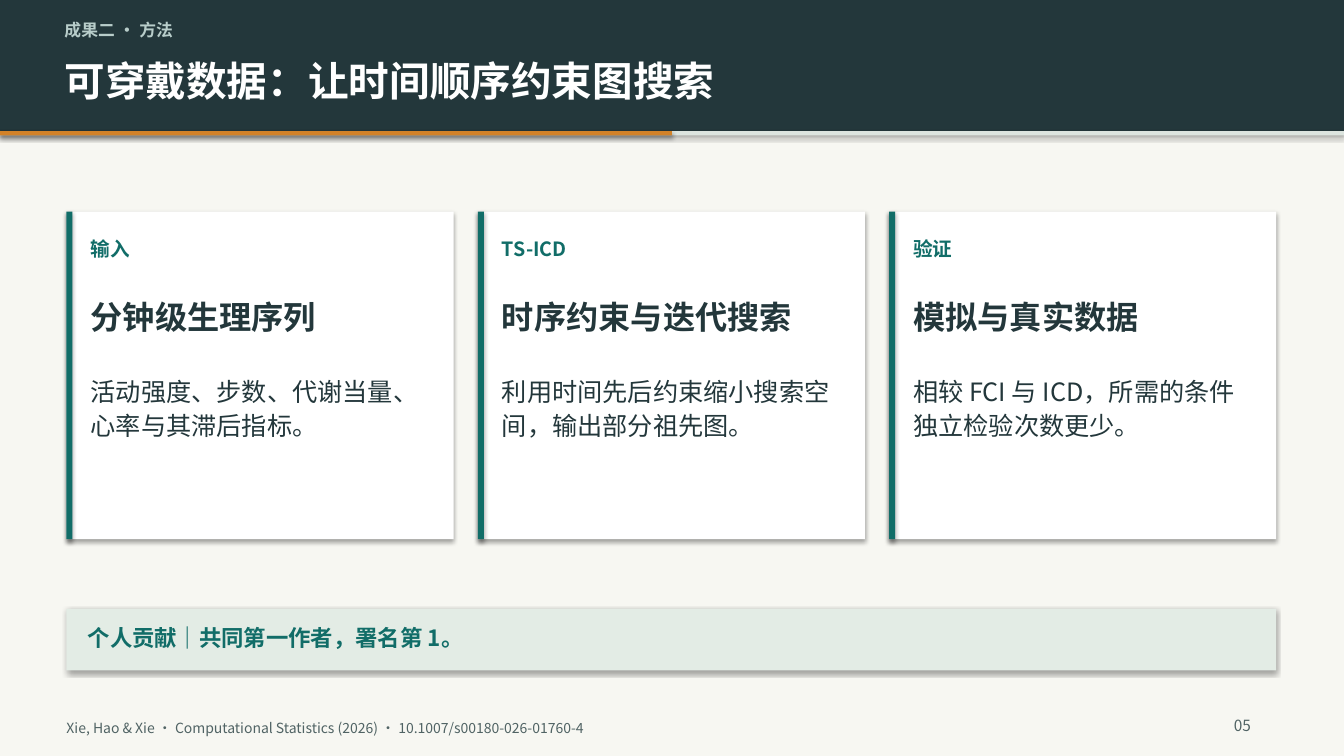
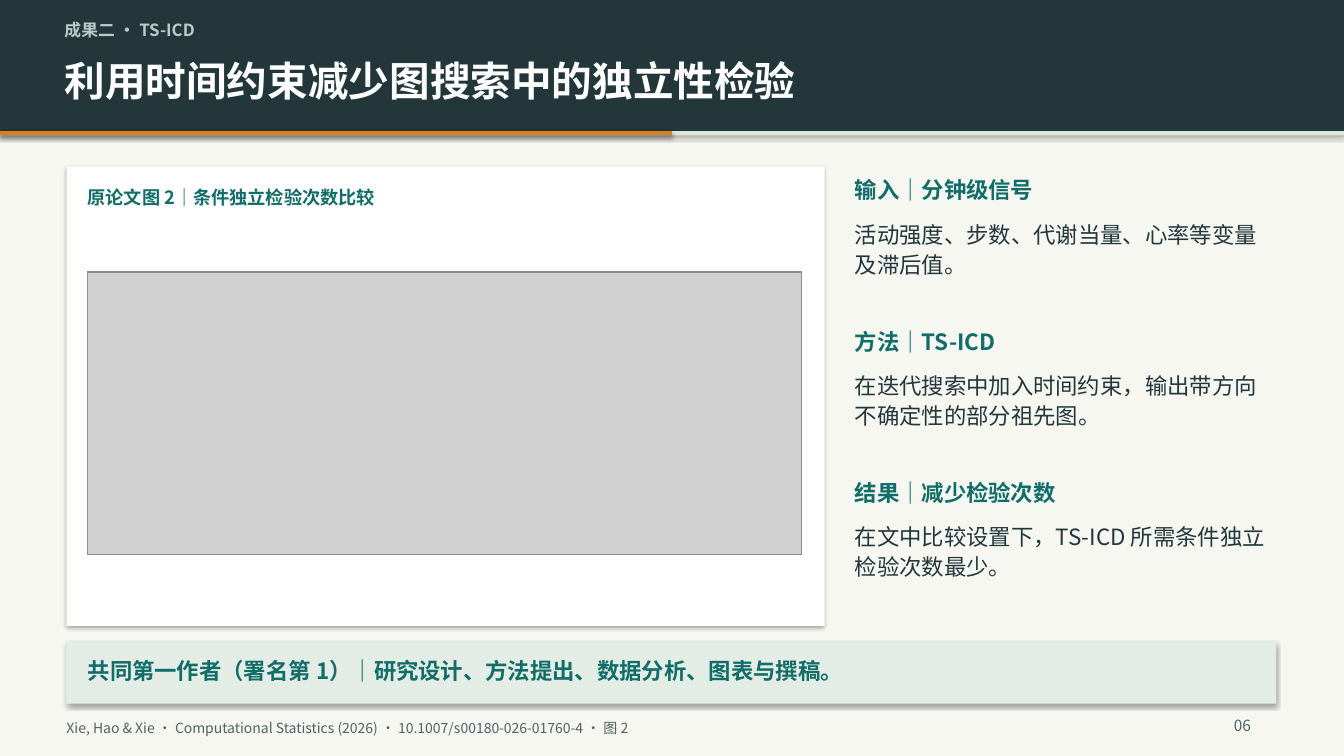
Before and after one commit to TaoXyjammy/DoctorLecture, a slide deck: slide 6 of 谢淘-高校面试科研汇报.pptx (slide 5 before the commit). Drawn at 1344x756 pixels with LibreOffice and Linux fonts; fonts in the diff are those of the drawing; grey boxes stand for pictures. Boxes give left, top, right and bottom in pixels: in the first picture for what was removed or moved away, otherwise in the second. Text is boxed around its words. In the diff, an @@ line names an element or a change of style, - is before the commit and + after.

Commit message:
Expand research interview deck with paper figures and research plans

```diff
--- a/谢淘-高校面试科研汇报.pptx
+++ b/谢淘-高校面试科研汇报.pptx
@@ text at (x1=64, y1=22, x2=194, y2=38): text changed @@
-成果二 · 方法
+成果二 · TS-ICD
@@ text at (x1=64, y1=61, x2=795, y2=100): text changed @@
-可穿戴数据：让时间顺序约束图搜索
+利用时间约束减少图搜索中的独立性检验
@@ rectangle resized from (x1=67, y1=212, x2=454, y2=539) to (x1=67, y1=166, x2=825, y2=626) @@
@@ text at (x1=855, y1=178, x2=1034, y2=201): text changed; size 23 to 16 pt; text colour #23373B to #116D68 @@
-分钟级生理序列
+输入｜分钟级信号
@@ text added at (x1=88, y1=188, x2=374, y2=206), 13 pt, text #116D68, bold @@
+原论文图 2｜条件独立检验次数比较
@@ rectangle removed at (x1=67, y1=212, x2=73, y2=539) @@
@@ text removed at (x1=91, y1=239, x2=130, y2=258) @@
-输入
@@ rectangle removed at (x1=478, y1=212, x2=865, y2=539) @@
@@ rectangle removed at (x1=478, y1=212, x2=484, y2=539) @@
@@ text at (x1=855, y1=224, x2=1257, y2=275): text changed; size 18 to 16 pt @@
-活动强度、步数、代谢当量、心率与其滞后指标。
+活动强度、步数、代谢当量、心率等变量及滞后值。
@@ rectangle removed at (x1=889, y1=212, x2=1276, y2=539) @@
@@ rectangle removed at (x1=889, y1=212, x2=895, y2=539) @@
@@ text removed at (x1=913, y1=239, x2=952, y2=258) @@
-验证
@@ picture added at (x1=88, y1=272, x2=802, y2=555) @@
@@ text removed at (x1=502, y1=301, x2=792, y2=332) @@
-时序约束与迭代搜索
@@ text removed at (x1=913, y1=301, x2=1138, y2=332) @@
-模拟与真实数据
@@ text at (x1=855, y1=330, x2=996, y2=353): text changed; size 14 to 16 pt @@
-TS-ICD
+方法｜TS-ICD
@@ text removed at (x1=502, y1=379, x2=830, y2=438) @@
-利用时间先后约束缩小搜索空间，输出部分祖先图。
@@ text added at (x1=855, y1=375, x2=1257, y2=426), 16 pt, text #23373B @@
+在迭代搜索中加入时间约束，输出带方向不确定性的部分祖先图。
@@ text added at (x1=855, y1=481, x2=1056, y2=504), 16 pt, text #116D68, bold @@
+结果｜减少检验次数
@@ text at (x1=855, y1=526, x2=1265, y2=577): text changed; size 18 to 16 pt @@
-相较 FCI 与 ICD，所需的条件独立检验次数更少。
+在文中比较设置下，TS-ICD 所需条件独立检验次数最少。
@@ rectangle moved from (x1=67, y1=609, x2=1276, y2=670) to (x1=67, y1=642, x2=1276, y2=704) @@
@@ text at (x1=88, y1=659, x2=842, y2=682): text changed @@
-个人贡献｜共同第一作者，署名第 1。
+共同第一作者（署名第 1）｜研究设计、方法提出、数据分析、图表与撰稿。
@@ text at (x1=1234, y1=719, x2=1251, y2=731): text changed @@
-05
+06
@@ text at (x1=66, y1=722, x2=629, y2=736): text changed @@
-Xie, Hao & Xie · Computational Statistics (2026) · 10.1007/s00180-026-01760-4
+Xie, Hao & Xie · Computational Statistics (2026) · 10.1007/s00180-026-01760-4 · 图 2
```
Also in this commit, not shown: 6 other slides changed, 10 slides added, 4 slides removed.
